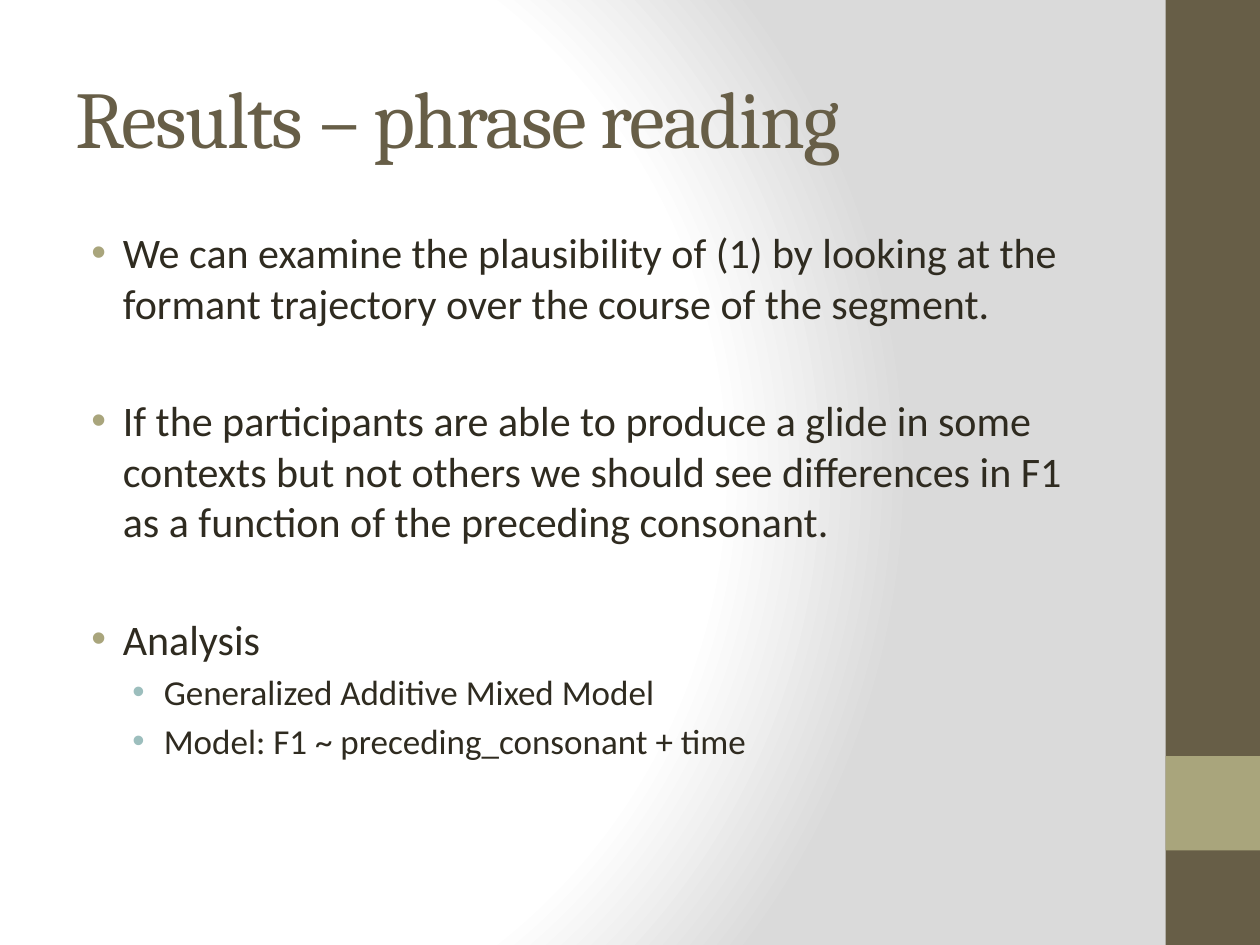
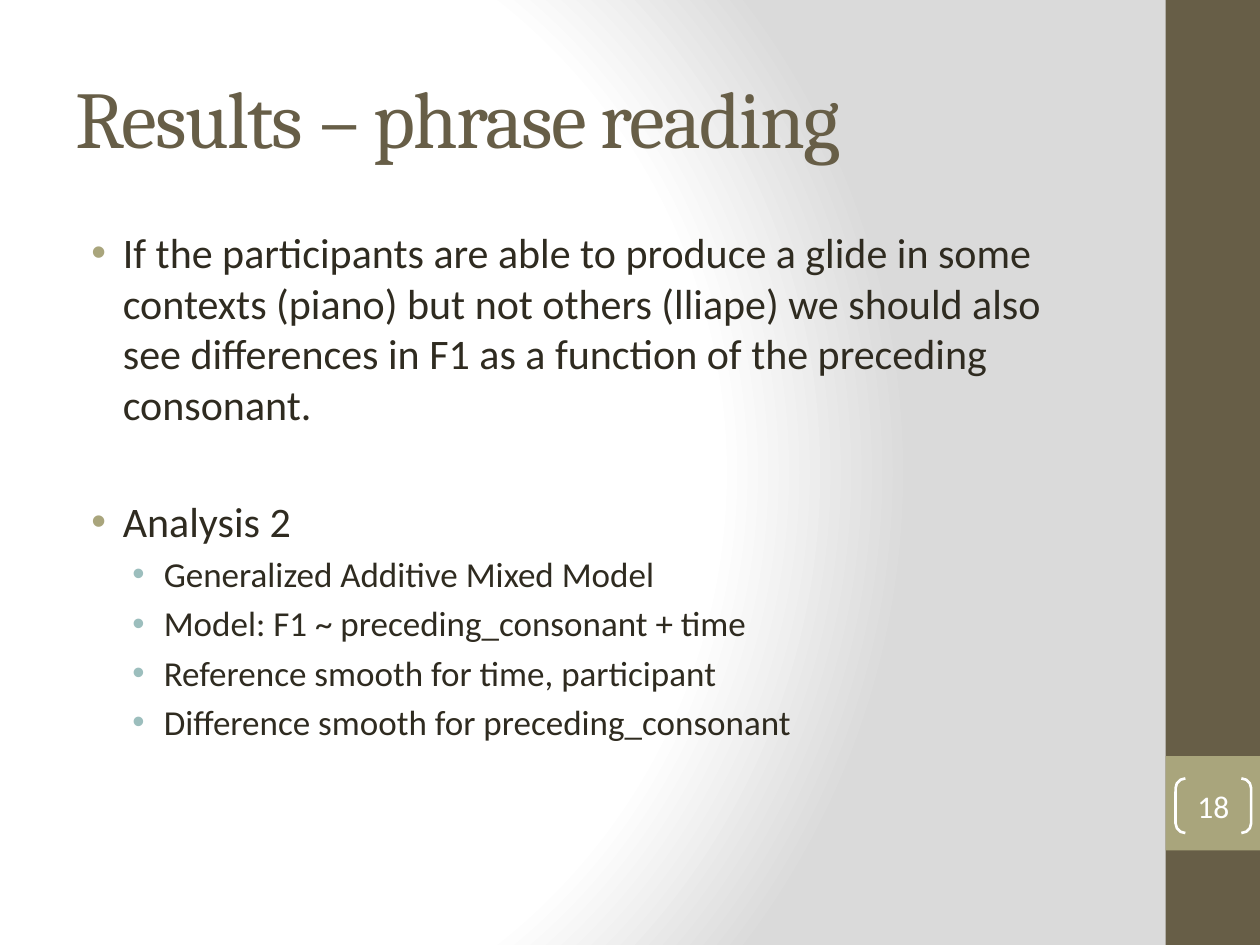
Before and after one commit to jvcasillas/glide_affiliation, a slide deck: slide 18 of Colina, Casillas & Díaz HLS 2018.pptx (slide 19 before the commit). Drawn at 1260x945 pixels with LibreOffice and Linux fonts; fonts in the diff are those of the drawing. Boxes give left, top, right and bottom in pixels: in the first picture for what was removed or moved away, otherwise in the second. Text is boxed around its words. In the diff, an @@ line names an element or a change of style, - is before the commit and + after.

Commit message:
updates to analysis

```diff
--- a/Colina, Casillas & Díaz HLS 2018.pptx
+++ b/Colina, Casillas & Díaz HLS 2018.pptx
@@ text at box(123, 239, 1040, 544): text changed @@
-• We can examine the plausibility of (1) by looking at the formant trajectory over the course of the segment.
-• If the participants are able to produce a glide in some contexts but not others we should see differences in F1 as a function of the preceding consonant.
-• Analysis
+• If the participants are able to produce a glide in some contexts (piano) but not others (lliape) we should also see differences in F1 as a function of the preceding consonant.
+• Analysis 2
@@ text at box(164, 661, 790, 741): paragraphs added @@
+  • Reference smooth for time, participant
+  • Difference smooth for preceding_consonant
@@ page number added at box(1176, 779, 1251, 833), outline #FFFFFF 1.5 pt, 18 pt, text #FFFFFF @@
+18
```
Also in this commit, not shown: 22 other slides changed, 6 slides added, 6 slides removed.
